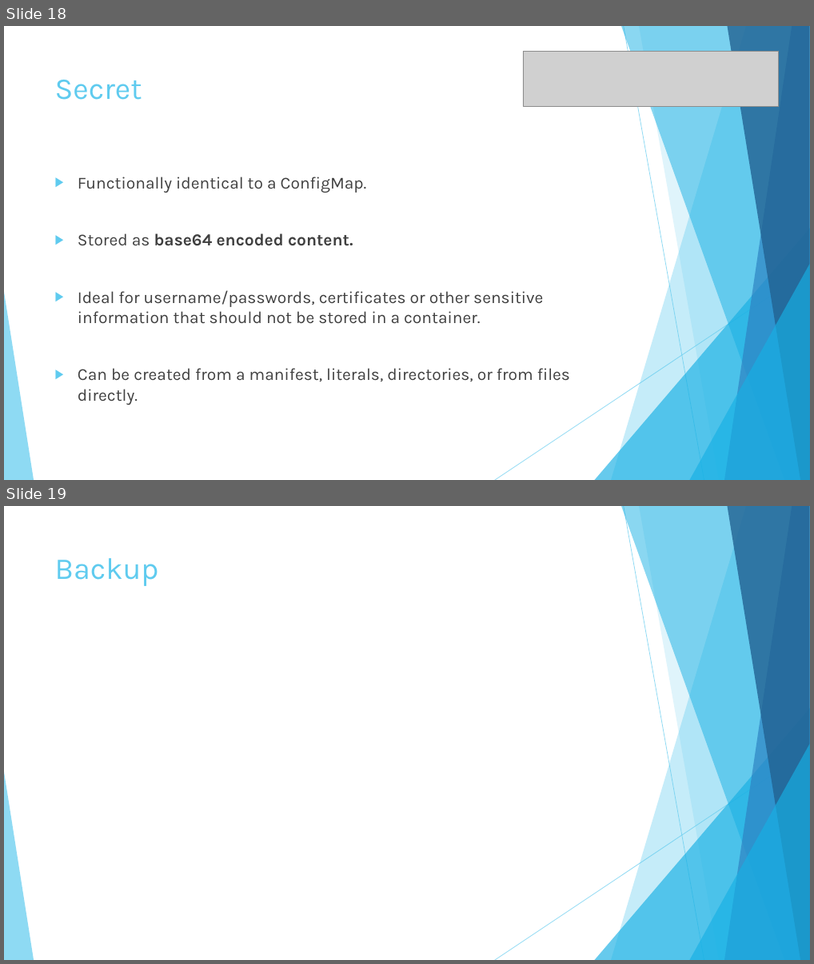
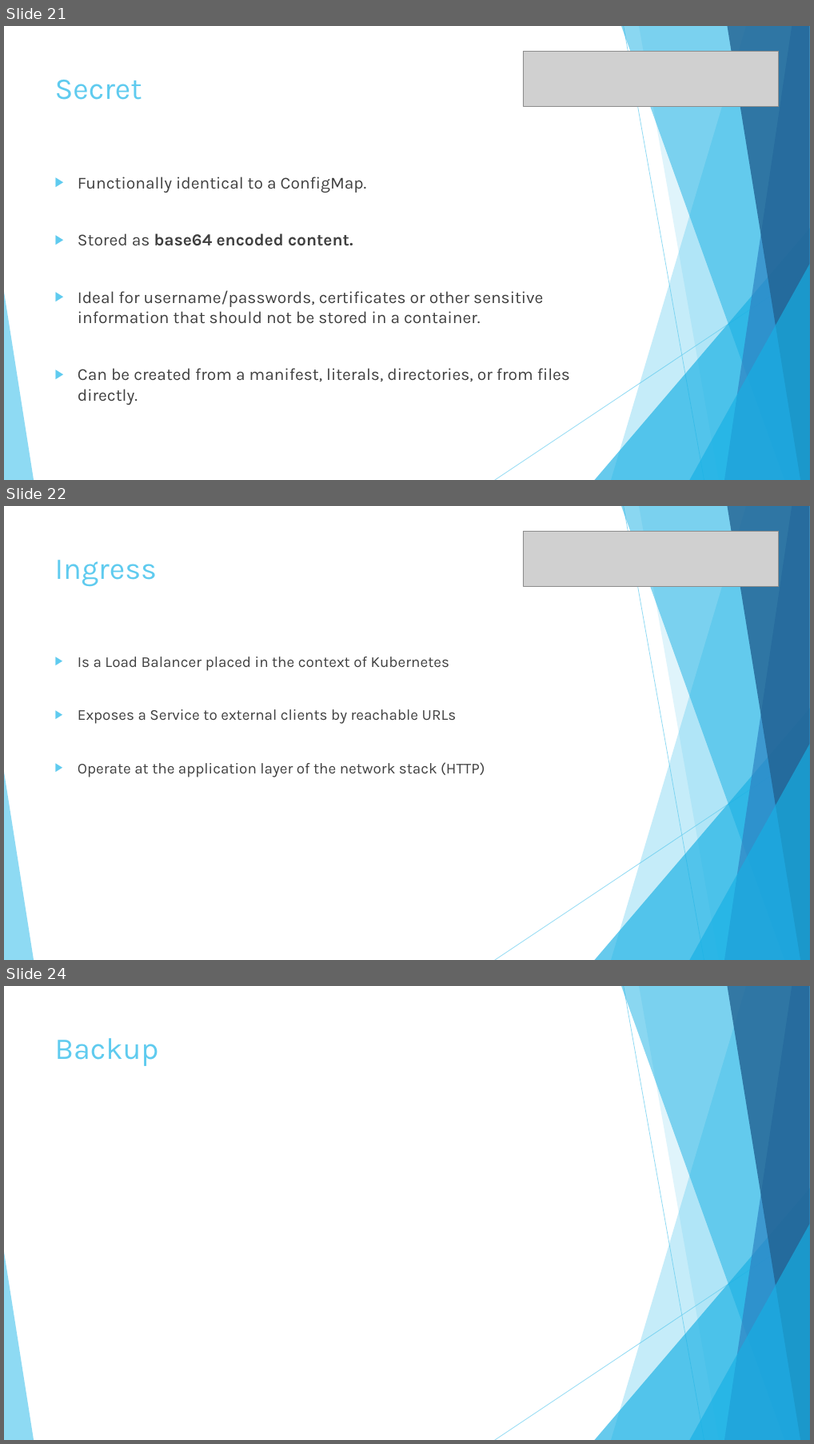
Before and after one commit to fsforza/kubernetes-demo, a slide deck: slides/kube-demo.pptx. Shown one above the other, each under a label of ours: slides 18 and 19 before the commit, slides 21, 22 and 24 after it; the slides between them are not shown. The pictures are 814x964 and 814x1444 pixels, drawn with LibreOffice and Linux fonts; fonts in the diff are those of the drawing; grey boxes stand for pictures. Boxes give left, top, right and bottom in pixels: in the first picture for what was removed or moved away, otherwise in the second. Text is boxed around its words. In the diff, an @@ line names an element or a change of style, - is before the commit and + after.

Commit message:
add pvc and ingress into slides

```diff
--- a/slides/kube-demo.pptx
+++ b/slides/kube-demo.pptx
@@ slide 22 added at (x1=4, y1=506, x2=810, y2=960), background #FFFFFF; not listed: 10 template elements that a slide beside it also shows @@
@@ picture added at (x1=523, y1=531, x2=779, y2=586) @@
@@ title added at (x1=55, y1=560, x2=157, y2=587), 36 pt, text #5FCBEF @@
+Ingress
@@ text added at (x1=78, y1=656, x2=485, y2=777), 18 pt, text #404040 @@
+▶ Is a Load Balancer placed in the context of Kubernetes
+▶ Exposes a Service to external clients by reachable URLs
+▶ Operate at the application layer of the network stack (HTTP)
@@ what was slide 18 is now slide 21 @@
@@ what was slide 19 is now slide 24 @@
```
Also in this commit, not shown: 3 slides changed, 4 other slides added.
